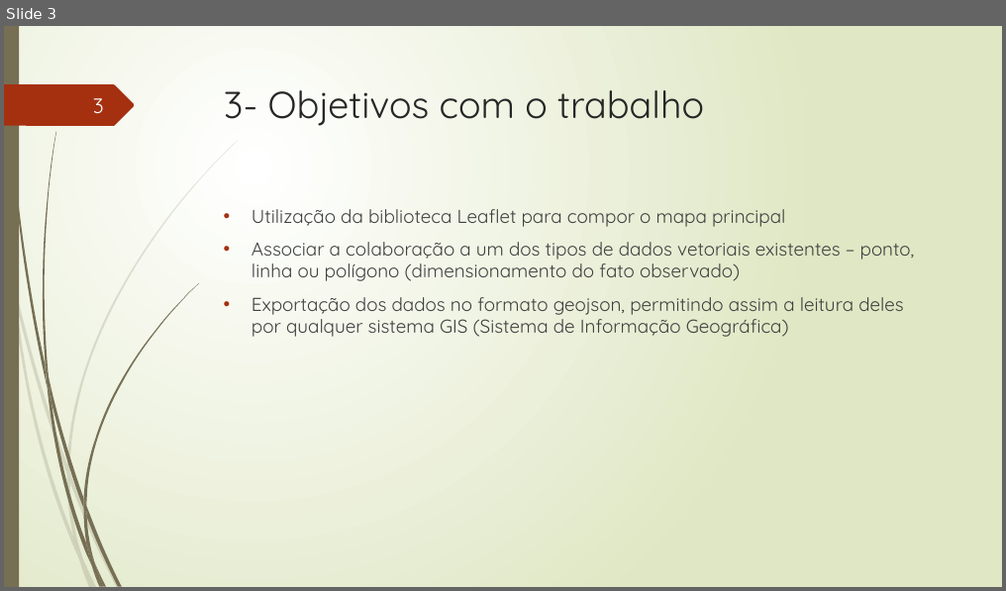
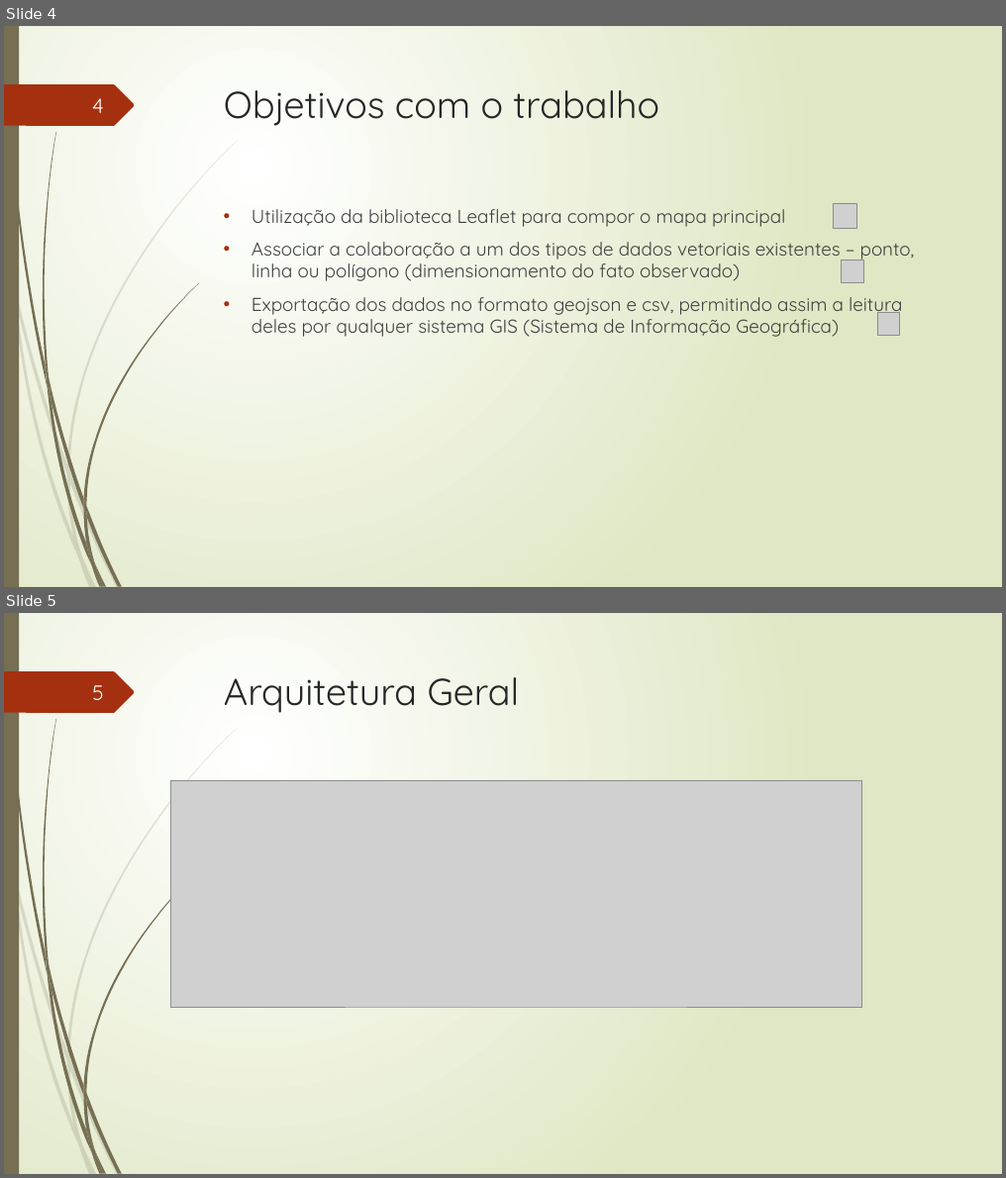
Before and after one commit to TavaresCarlos/TCC, a slide deck: apresentação-do-sistema/apresentação-02.pptx. Shown one above the other, each under a label of ours: slide 3 before the commit, slides 4 and 5 after it. The pictures are 1006x591 and 1006x1178 pixels, drawn with LibreOffice and Linux fonts; fonts in the diff are those of the drawing; grey boxes stand for pictures. Boxes give left, top, right and bottom in pixels: in the first picture for what was removed or moved away, otherwise in the second. Text is boxed around its words. In the diff, an @@ line names an element or a change of style, - is before the commit and + after.

Commit message:
Filtro de exportação dos dados de acordo com a data adicionado

```diff
--- a/apresentação-do-sistema/apresentação-02.pptx
+++ b/apresentação-do-sistema/apresentação-02.pptx
@@ slide 5 added at (4, 613, 1002, 1174), background gradient #FFFFFF to #DFE8C4; not listed: 24 template elements that a slide beside it also shows @@
@@ page number added at (92, 685, 104, 700), 20 pt, text #FEFFFF @@
+5
@@ title added at (224, 677, 520, 713), 36 pt, text #262626 @@
+Arquitetura Geral
@@ picture added at (171, 780, 861, 1007) @@
@@ what was slide 3 is now slide 4 @@
@@ slide 4 changed as well @@
@@ page number at (92, 98, 104, 113): text changed @@
-3
+4
@@ title at (224, 90, 659, 126): text changed @@
-3- Objetivos com o trabalho
+Objetivos com o trabalho
@@ picture added at (833, 204, 856, 229) @@
@@ picture added at (842, 261, 864, 282) @@
@@ text at (252, 297, 902, 337): text changed @@
-• Exportação dos dados no formato geojson, permitindo assim a leitura deles por qualquer sistema GIS (Sistema de Informação Geográfica)
+• Exportação dos dados no formato geojson e csv, permitindo assim a leitura deles por qualquer sistema GIS (Sistema de Informação Geográfica)
@@ picture added at (877, 313, 900, 335) @@
```
Also in this commit, not shown: 5 other slides changed, 6 other slides added, 3 slides removed, 10 other files.
